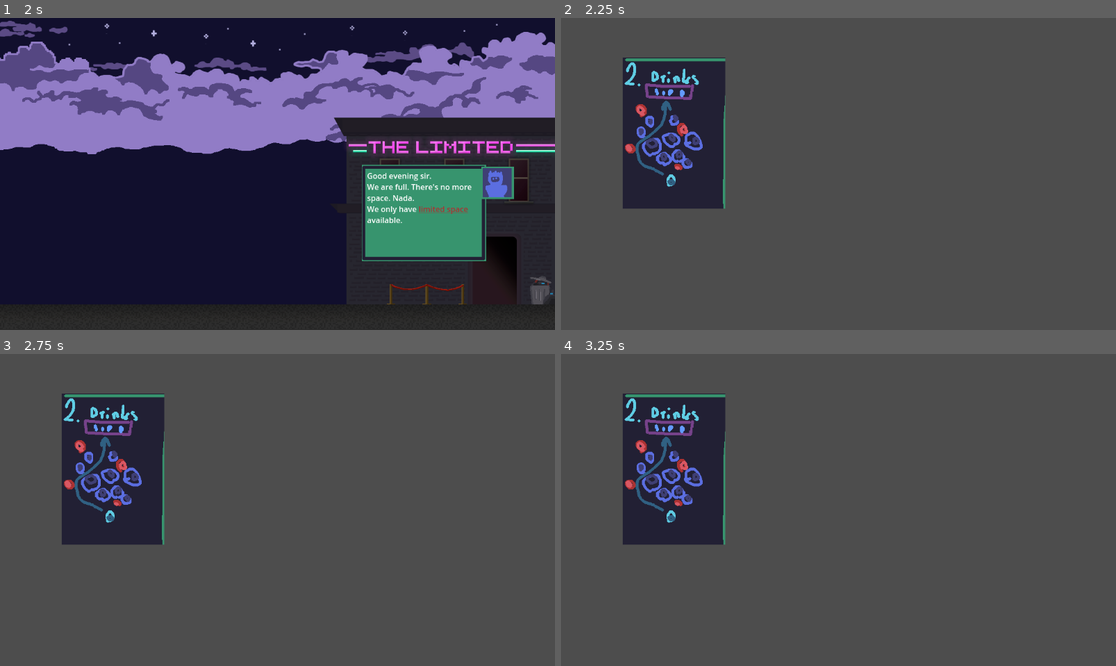
Above: before the commit, frames 1-4 (two rows, left to right).
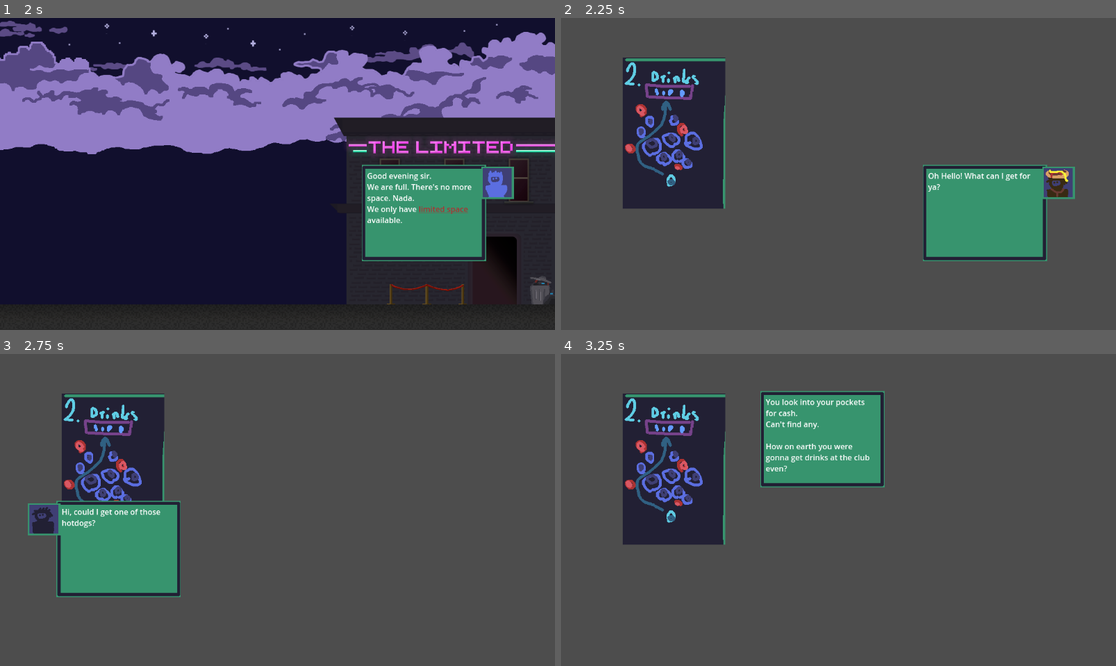
Above: after the commit, the same moments.

Repository: LudumSJB/The-Limited
Game: Godot game, scene res://scenes/root.tscn
Two runs of this game, one before a commit and one after it. Both use one fixed random seed, a clock stepped at 60 frames per second and the inputs below.
Inputs:
- Up to frame 1 (2 s): tap Enter at 0.5 s; tap Space (action_button) at 0.6, 1.25, 1.35 s
- Up to frame 2 (2.25 s): tap Enter at 2 s; tap N (next_level) at 2.1 s
- Up to frame 3 (2.75 s): tap Space (action_button) at 2.3 s
- Up to frame 4 (3.25 s): tap Space (action_button) at 2.75, 2.85 s

Frame 1 is identical in both runs. In frame 2, 7.4% of the frame differs, in the area x 65-93%, y 46-78%; in frame 3, 7.3%; in frame 4, 6.9%.

Commit message:
second scene with hotdog vendor

Diff:
--- /dev/null
+++ b/dialogs/act2.json
@@ -0,0 +1,25 @@
+[
+	{
+		"dialog_position": 1,
+		"position": 0,
+		"text": "Oh Hello! What can I get for ya?",
+		"face": 1
+	},
+	{
+		"dialog_position": 2,
+		"position": 1,
+		"text": "Hi, could I get one of those hotdogs?",
+		"face": 0
+	},
+	{
+		"dialog_position": 1,
+		"position": 0,
+		"text": "Of course! That would be 5,50€.",
+		"face": 1
+	},
+	{
+		"dialog_position": 0,
+		"text": "You look into your pockets for cash. \nCan't find any.\n\nHow on earth you were gonna get drinks at the club even?",
+		"action": 0
+	},
+]
--- a/scenes/level2.tscn
+++ b/scenes/level2.tscn
@@ -1,9 +1,16 @@
-[gd_scene load_steps=2 format=3 uid="uid://ctlw8404m37lt"]
+[gd_scene load_steps=5 format=3 uid="uid://ctlw8404m37lt"]
 
 [ext_resource type="Texture2D" uid="uid://c1r6nvroycfmm" path="res://assets/images/act2.png" id="1_sk27i"]
+[ext_resource type="PackedScene" uid="uid://bd36h1vyy37d5" path="res://scenes/dialog_system.tscn" id="2_6ig56"]
+[ext_resource type="Texture2D" uid="uid://y8nlnxed1dhu" path="res://assets/images/face_01.png" id="3_5dw1c"]
+[ext_resource type="Texture2D" uid="uid://bxroqdmin4ebs" path="res://assets/images/face_03.png" id="4_qe2ku"]
 
 [node name="level2" type="Node2D"]
 
 [node name="Sprite2D" type="Sprite2D" parent="."]
 position = Vector2(235, 239)
 texture = ExtResource("1_sk27i")
+
+[node name="dialogSystem" parent="." instance=ExtResource("2_6ig56")]
+dialogsPath = "res://dialogs/act2.json"
+faces = Array[Texture]([ExtResource("3_5dw1c"), ExtResource("4_qe2ku")])
--- a/scripts/dialog_system.gd
+++ b/scripts/dialog_system.gd
@@ -82,3 +82,7 @@
 
 	if dialog.has("next_scene"):
 		change_scene_after_dialog_close = true
+
+	if dialog.has("action"):
+		var action = dialog.action
+		print("action: ", action)
Binary file added: assets/images/face_03.png
Not shown, added: assets/images/face_03.png.import
